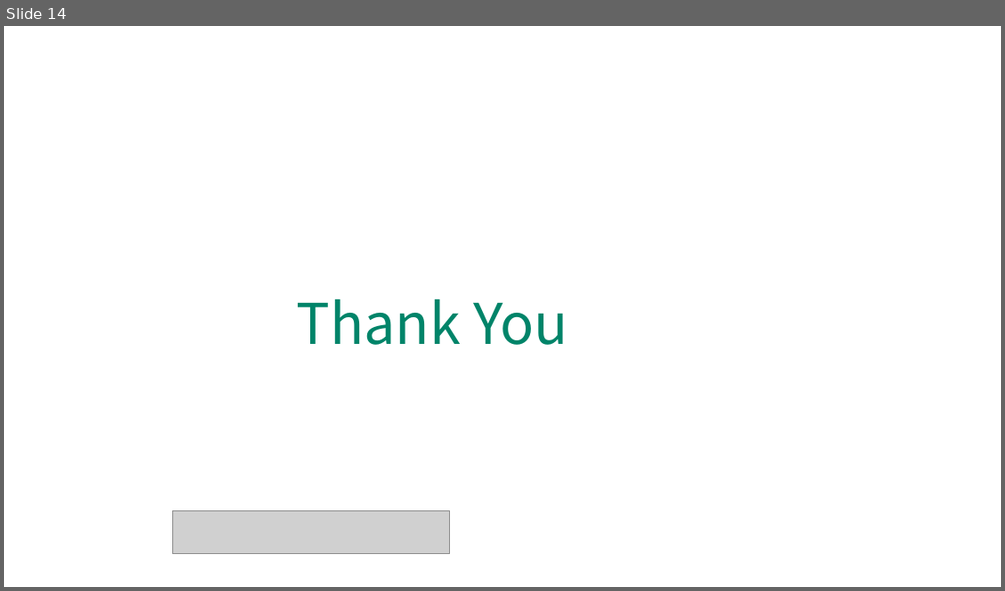
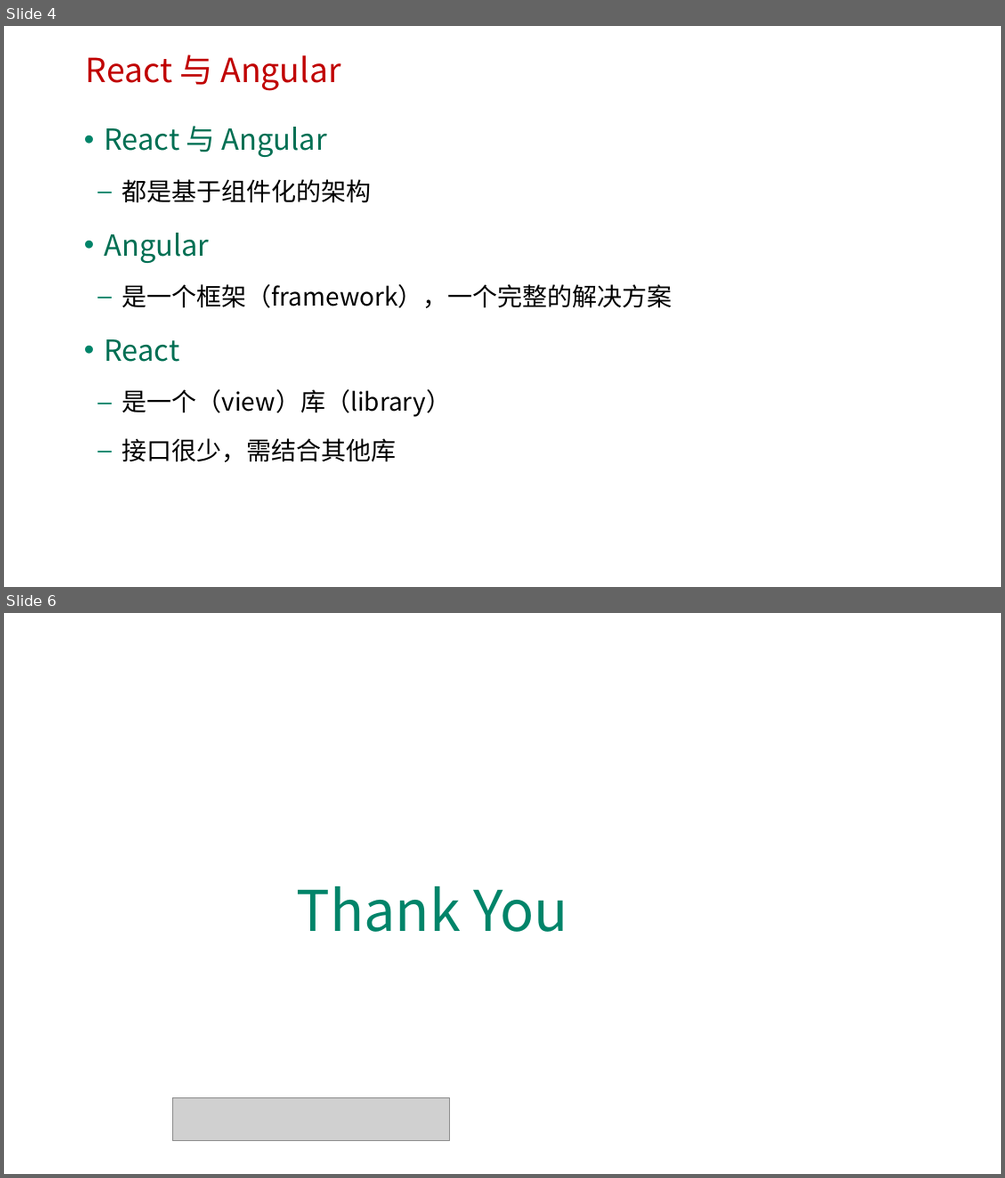
Before and after one commit to HL1115/react, a slide deck: reactjs/ppt/1-1 React简介.pptx. Shown one above the other, each under a label of ours: slide 14 before the commit, slides 4 and 6 after it; the slides between them are not shown. The pictures are 1005x591 and 1005x1178 pixels, drawn with LibreOffice and Linux fonts; fonts in the diff are those of the drawing; grey boxes stand for pictures; background and template pictures are left out. Boxes give left, top, right and bottom in pixels: in the first picture for what was removed or moved away, otherwise in the second. Text is boxed around its words. In the diff, an @@ line names an element or a change of style, - is before the commit and + after.

```diff
--- a/reactjs/ppt/1-1 React简介.pptx
+++ b/reactjs/ppt/1-1 React简介.pptx
@@ slide 4 added at (x1=4, y1=26, x2=1001, y2=587), background picture (left out) @@
@@ text added at (x1=86, y1=54, x2=340, y2=91), 32 pt, text #C00000 @@
+React 与 Angular
@@ text added at (x1=104, y1=126, x2=672, y2=462), 24 pt, text #000000 @@
+• React 与 Angular
+  – 都是基于组件化的架构
+• Angular
+  – 是一个框架（framework），一个完整的解决方案
+• React
+  – 是一个（view）库（library）
+  – 接口很少，需结合其他库
@@ what was slide 14 is now slide 6 @@
```
Also in this commit, not shown: 1 slide changed, 3 other slides added, 12 slides removed, 1 other file.
